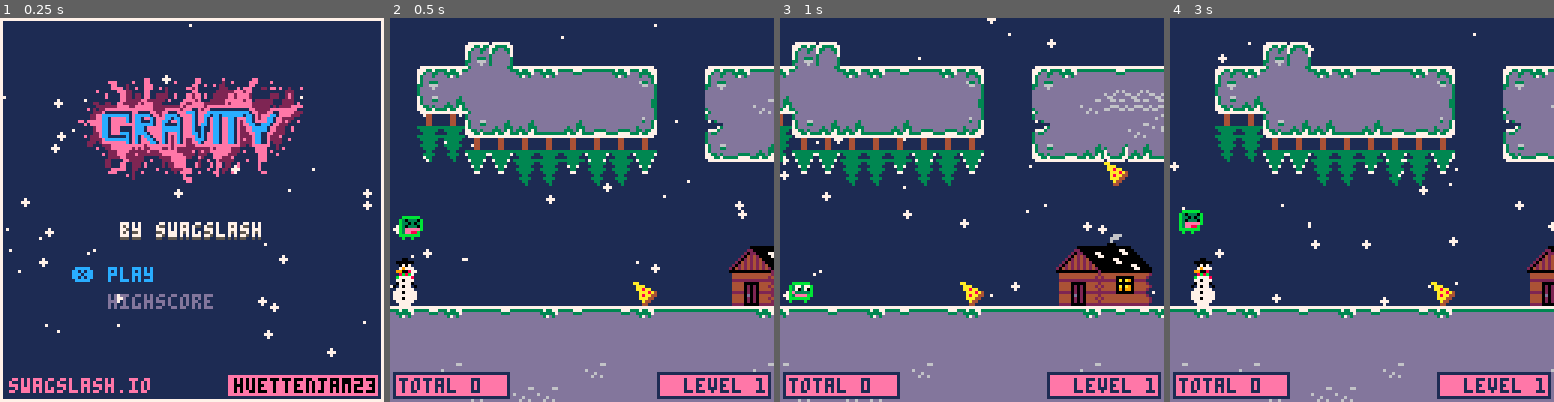
Above: before the commit, frames 1-4 (left to right).
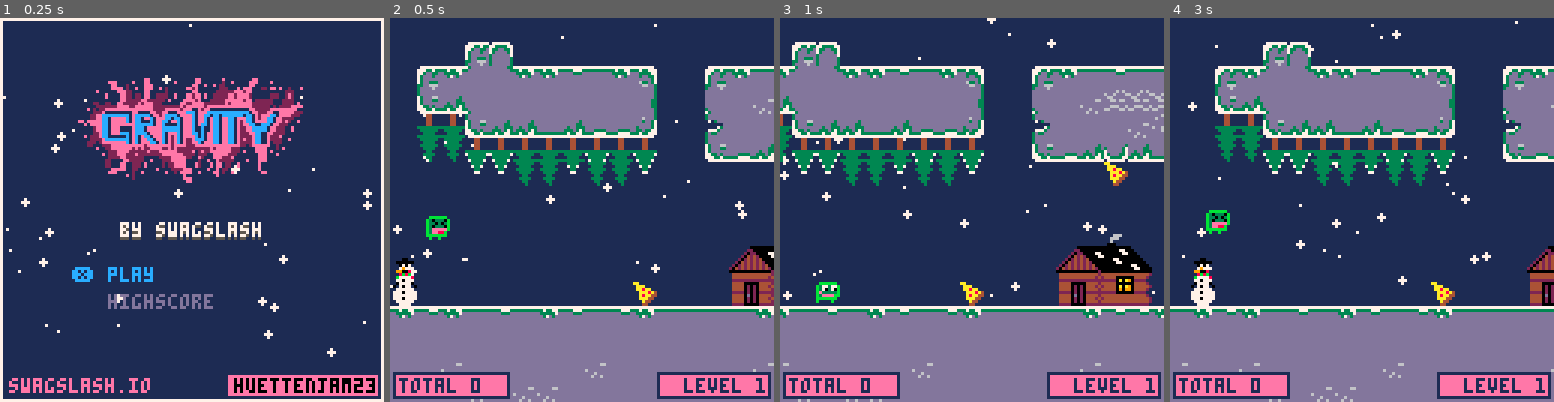
Above: after the commit, the same moments.

Repository: swagslash/huettenjam2023
Game: PICO-8 cartridge huettenjam2023.p8
Same seed, same stepped clock (60 frames per second), same inputs: the game is played once before the commit and once after it.
Inputs:
- Up to frame 1 (0.25 s): no input
- Up to frame 2 (0.5 s): tap X (X key) at 0.33 s
- Up to frame 3 (1 s): tap O (Z key) at 0.7 s
- Up to frame 4 (3 s): tap X (X key) at 1.07, 1.85, 2.97 s; tap O (Z key) every 0.4 s from 1.7 to 2.9 s; hold Up 2.15-2.42 s

Frame 1 is identical in both runs. In frame 2, 0.7% of the frame differs, in the area x 2-16%, y 51-58%; in frame 3, 0.6%; in frame 4, 1.5%, in the area x 0-100%, y 0-75%.

Commit message:
cleaned game over improved finishing

Diff:
--- a/scripts/game.lua
+++ b/scripts/game.lua
@@ -1,6 +1,6 @@
 
 
-player_start_x = 3
+player_start_x = 12
 player_start_y = 64
 player = {
     x = player_start_x,
@@ -38,7 +38,7 @@
 global_draw_offset_y = 0
 game_over_frames = 120
 
-level_finished_offset = 124 -- block offset when the level finishes
+level_finished_offset = 126 -- block offset when the level finishes
 level = 0
 final_level = 1
 
@@ -49,7 +49,8 @@
 function open_game(next_level)
     -- reload full map as collectibles get removed
     reload(0x1000, 0x1000, 0x2000)
-
+    -- fade out music
+    music(-1, 300)
     music(2)
 
     act_update = update_game
--- a/scripts/gameover.lua
+++ b/scripts/gameover.lua
@@ -34,6 +34,6 @@
     rect(19, 31, 32 + 64 + 13, 32 + 61, 12)
     rectfill(20, 32, 32 + 64 + 12, 32 + 60, 7)
     outline_print_center("game over", 40, 7, 1, 2)
-    print_center("score: "..score, 60)
+    print_center("you suck.", 60)
     print_center("press ❎ to try again", 80)
 end
